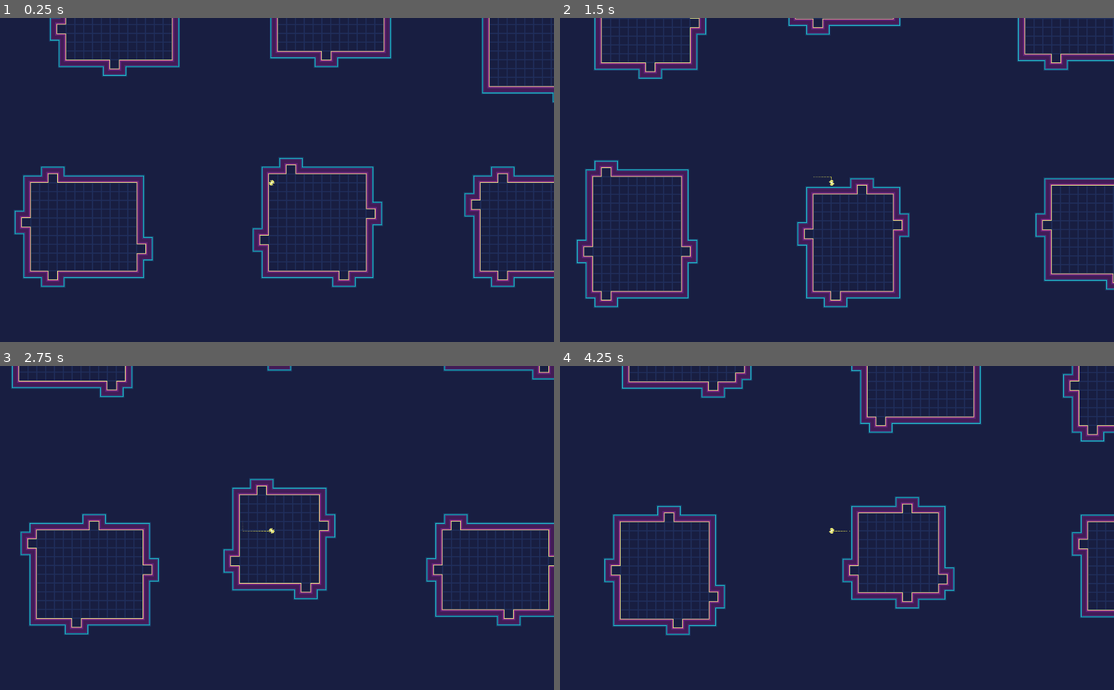
Above: before the commit, frames 1-4 (two rows, left to right).
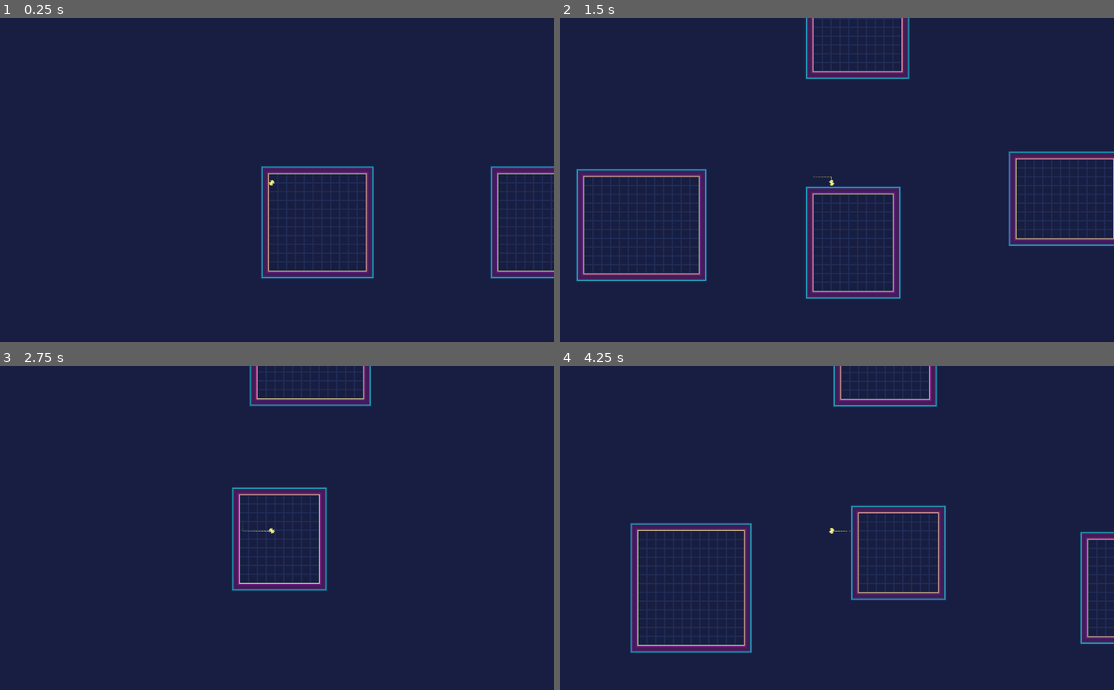
Above: after the commit, the same moments.

Repository: kosinaz/loop-breakerz
Game: Godot game, scene res://map.tscn
Two runs of this game, one before a commit and one after it. Both use one fixed random seed, a clock stepped at 60 frames per second and the inputs below.
Inputs (mouse positions are in pixels of both pictures, inside the frame that each line leads up to):
- Up to frame 1 (0.25 s): no input
- Up to frame 2 (1.5 s): tap Enter (ui_accept) at 0.5, 0.77 s; move the mouse to (953, 167) at 0.52 s; hold Right (ui_right) 0.53-1.28 s; click (953, 167) at 0.67 s; move the mouse to (720, 199) at 1.27 s; hold Down (ui_down) from 1.28 s (still down)
- Up to frame 3 (2.75 s): tap Enter (ui_accept) at 1.52 s; move the mouse to (326, 456) at 2.02 s; release Down (ui_down) at 2.03 s; hold Right (ui_right) from 2.03 s (still down)
- Up to frame 4 (4.25 s): move the mouse to (803, 596) at 2.77 s; release Right (ui_right) at 2.78 s; hold Up (ui_up) 2.78-3.53 s; click (803, 596) at 2.92 s; tap Enter (ui_accept) at 3.02, 3.77 s; move the mouse to (1003, 579) at 3.52 s; hold Left (ui_left) from 3.53 s (still down)

The runs differ from the first frame. In frame 1, 9.1% of the frame differs, in the area x 2-100%, y 0-84%; in frame 2, 11%, in the area x 2-100%, y 0-90%; in frame 3, 8.7%; in frame 4, 10%.

Commit message:
add neighbors

Diff:
--- a/Loop Breakerz/map.gd
+++ b/Loop Breakerz/map.gd
@@ -12,23 +12,18 @@
 	# Seed the RNG
 	rng.seed = OS.get_ticks_usec()
 
-	# Generate room at the origin
-	zones[Vector2(0, 0)] = generate_room(Vector2.ZERO)
-	zones[Vector2(-1, 0)] = generate_room(Vector2(-1, 0))
-	zones[Vector2(0, -1)] = generate_room(Vector2(0, -1))
-	zones[Vector2(-1, -1)] = generate_room(Vector2(-1, -1))
-	zones[Vector2(1, -1)] = generate_room(Vector2(1, -1))
-	zones[Vector2(1, 0)] = generate_room(Vector2(1, 0))
+	generate_room(Vector2(0, 0))
+	add_neighbors(Vector2(0, 0))
 
 func _process(_delta):
 	if Input.is_action_just_released("ui_accept"):
 		# warning-ignore:return_value_discarded
 		get_tree().reload_current_scene()
 
-func generate_room(origin: Vector2) -> Dictionary:
-	# Randomly offset the origin
-	origin *= zone_size
-	origin += Vector2(rng.randi_range(1, 5), rng.randi_range(1, 5))
+func generate_room(zone_position: Vector2):
+	# Randomly offset the room_position
+	var room_position = zone_position * zone_size
+	room_position += Vector2(rng.randi_range(1, 5), rng.randi_range(1, 5))
 
 	# Randomly determine room size
 	var size = Vector2(rng.randi_range(11, 15), rng.randi_range(11, 15))
@@ -36,63 +31,77 @@
 	# Place floor tiles for the room
 	for x in range(size.x):
 		for y in range(size.y):
-			tilemap.set_cellv(origin + Vector2(x, y), tile_id)
-
-	var doors = []
-
-	# Top door
-	if randi() % 2 + 1:
-		var door_position = origin + Vector2(randi() % (int(size.x) - 4) + 2, -1)
-		for x in range(-1, 2):
-			tilemap.set_cellv(door_position + Vector2(x, 0), tile_id)
-		doors.append({
-			"position": door_position,
-			"direction": "up",
-		})
-
-	# Bottom door
-	if randi() % 2 + 1:
-		var door_position = origin + Vector2(randi() % (int(size.x) - 4) + 2, size.y)
-		for x in range(-1, 2):
-			tilemap.set_cellv(door_position + Vector2(x, 0), tile_id)
-		doors.append({
-			"position": door_position,
-			"direction": "down",
-		})
-
-	# Left door
-	if randi() % 2 + 1:
-		var door_position = origin + Vector2(-1, randi() % (int(size.y) - 4) + 2)
-		for y in range(-1, 2):
-			tilemap.set_cellv(door_position + Vector2(0, y), tile_id)
-		doors.append({
-			"position": door_position,
-			"direction": "left",
-		})
-
-	# Right door
-	if randi() % 2 + 1:
-		var door_position = origin + Vector2(size.x, randi() % (int(size.y) - 4) + 2)
-		for y in range(-1, 2):
-			tilemap.set_cellv(door_position + Vector2(0, y), tile_id)
-		doors.append({
-			"position": door_position,
-			"direction": "right",
-		})
+			tilemap.set_cellv(room_position + Vector2(x, y), tile_id)
 
 	# Update the autotile bitmask for the entire room region
-	tilemap.update_bitmask_region(origin, origin + size)
+	tilemap.update_bitmask_region(room_position, room_position + size)
 
 	# Return the room's bounds for corridor placement
-	return {
-		"origin": origin,
+	zones[room_position] = {
+		"position": room_position,
 		"size": size,
-#		"doors": doors,
 	}
+
+func add_neighbors(zone_position: Vector2):
+	var offsets = [Vector2(1, 0), Vector2(0, 1), Vector2(-1, 0), Vector2(0, -1)]
+	var free_positions = []
+	for offset in offsets:
+		if not zones.has(zone_position + offset):
+			free_positions.append(zone_position + offset)
+	if free_positions.size() == 0:
+		return
+	free_positions.shuffle()
+	for free_position in free_positions:
+		generate_room(free_position)
+		if randi() % 2:
+			break
+
+#func connect_zones(zone_position_a: Vector2, zone_position_b: Vector2):
+#	var doors = []
+#	# Top
+#	if randi() % 2 + 1:
+#		var door_position = room_position + Vector2(randi() % (int(size.x) - 4) + 2, -1)
+#		for x in range(-1, 2):
+#			tilemap.set_cellv(door_position + Vector2(x, 0), tile_id)
+#		doors.append({
+#			"position": door_position,
+#			"direction": "up",
+#		})
+#
+#	# Bottom door
+#	if randi() % 2 + 1:
+#		var door_position = room_position + Vector2(randi() % (int(size.x) - 4) + 2, size.y)
+#		for x in range(-1, 2):
+#			tilemap.set_cellv(door_position + Vector2(x, 0), tile_id)
+#		doors.append({
+#			"position": door_position,
+#			"direction": "down",
+#		})
+#
+#	# Left door
+#	if randi() % 2 + 1:
+#		var door_position = room_position + Vector2(-1, randi() % (int(size.y) - 4) + 2)
+#		for y in range(-1, 2):
+#			tilemap.set_cellv(door_position + Vector2(0, y), tile_id)
+#		doors.append({
+#			"position": door_position,
+#			"direction": "left",
+#		})
+#
+#	# Right door
+#	if randi() % 2 + 1:
+#		var door_position = room_position + Vector2(size.x, randi() % (int(size.y) - 4) + 2)
+#		for y in range(-1, 2):
+#			tilemap.set_cellv(door_position + Vector2(0, y), tile_id)
+#		doors.append({
+#			"position": door_position,
+#			"direction": "right",
+#		})
+
 
 func get_valid_entrance(room: Rect2) -> Vector2:
 	# Get valid tiles for corridor entrances, excluding corners
-	var origin = room.position
+	var room_position = room.position
 	var width = room.size.x
 	var height = room.size.y
 
@@ -101,16 +110,16 @@
 	var bottom_edge = []
 
 	for x in range(1, width - 1):  # Exclude the corners by starting at 1 and ending before width - 1
-		top_edge.append(origin + Vector2(x, 0))  # Add positions on the top edge
-		bottom_edge.append(origin + Vector2(x, height - 1))  # Add positions on the bottom edge
+		top_edge.append(room_position + Vector2(x, 0))  # Add positions on the top edge
+		bottom_edge.append(room_position + Vector2(x, height - 1))  # Add positions on the bottom edge
 
 	# Vertical edges: Exclude the corners of the room
 	var left_edge = []
 	var right_edge = []
 
 	for y in range(1, height - 1):  # Exclude the corners by starting at 1 and ending before height - 1
-		left_edge.append(origin + Vector2(0, y))  #  Add positions on the left edge
-		right_edge.append(origin + Vector2(width - 1, y))  # Add positions on the right edge
+		left_edge.append(room_position + Vector2(0, y))  #  Add positions on the left edge
+		right_edge.append(room_position + Vector2(width - 1, y))  # Add positions on the right edge
 
 	# Combine all valid edges
 	var valid_positions = top_edge + bottom_edge + left_edge + right_edge
